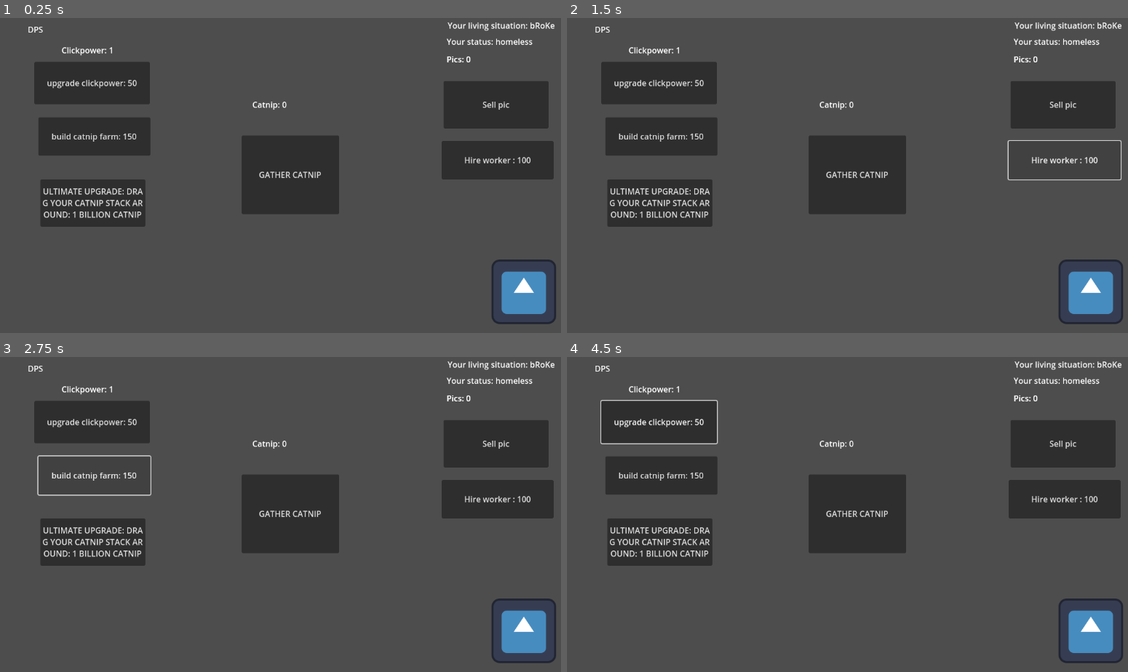
Above: before the commit, frames 1-4 (two rows, left to right).
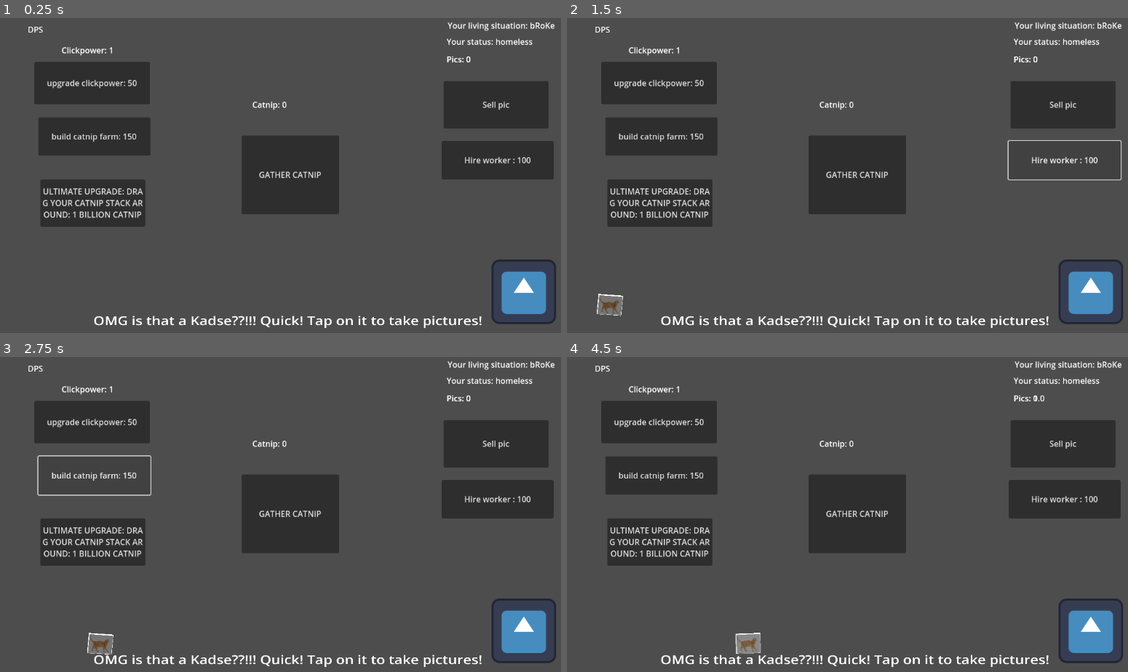
Above: after the commit, the same moments.

Repository: qwwertyz/Catnip-clicker
Game: Godot game, scene res://scenes/main.tscn
Same seed, same stepped clock (60 frames per second), same inputs: the game is played once before the commit and once after it. The engine's default icon, where the game draws it, is replaced by a stand-in: a white triangle on a blue panel in a dark square.
Inputs (mouse positions are in pixels of both pictures, inside the frame that each line leads up to):
- Up to frame 1 (0.25 s): no input
- Up to frame 2 (1.5 s): click "GATHER CATNIP" at 0.5 s; click "Hire worker : 100" at 1.25 s
- Up to frame 3 (2.75 s): click "build catnip farm: 150" at 2 s
- Up to frame 4 (4.5 s): click "Sell pic" at 2.75 s; click "upgrade clickpower: 50" at 3.5 s; click (735, 643) at 4.27 s

The runs differ from the first frame. In frame 1, 0.8% of the frame differs, in the area x 16-86%, y 94-99%; in frame 2, 1.1%; in frame 3, 1.1%; in frame 4, 1.4%, in the area x 5-86%, y 12-99%.
Error before the commit: Parse Error: Identifier "catnip" not declared in the current scope. (res://script/main.gd:31)
Error after the commit: Invalid assignment of property or key 'text' with value of type 'String' on a base object of type 'null instance'. (res://script/main.gd:95)

Commit message:
Commit 5 -game is unplayable -too many bugs -separated Main and Gamedata -print_tree_pretty() shows that an extra node 2D gets spawned which breaks all my @onready

Diff:
--- a/catnip-clicker/project.godot
+++ b/catnip-clicker/project.godot
@@ -18,6 +18,7 @@
 [autoload]
 
 Main="*res://script/main.gd"
+GameData="*res://script/game_data.gd"
 
 [editor_plugins]
 
--- a/catnip-clicker/scenes/kitty.tscn
+++ b/catnip-clicker/scenes/kitty.tscn
@@ -8,6 +8,7 @@
 
 [node name="Kitty" type="CharacterBody2D"]
 scale = Vector2(1.151, 1)
+collision_mask = 0
 script = ExtResource("1_tqbcw")
 
 [node name="Sprite2D" type="Sprite2D" parent="."]
--- a/catnip-clicker/script/game_data.gd
+++ b/catnip-clicker/script/game_data.gd
@@ -1,20 +1,49 @@
 extends Node
 signal catnip_changed(new_value)
-var catnip := 100:
+signal lifetime_changed(new_value)
+signal pics_changed(new_value)
+signal money_changed(new_value)
+signal clickpower_changed(new_value)
+signal dps_changed(new_value)
+
+var clickpower = 1:
+	get:#get(value):#when value accessed
+		return clickpower
 	set(value):#when value is changed
-		catnip = clamp(value, 0, 100)
+		clickpower_changed.emit(clickpower)
+
+var dps = 0:
+	get:
+		return dps
+	set(value):
+		dps_changed.emit(dps)
+
+var catnip := 0:
+	get:
+		return catnip
+	set(value):
 		catnip_changed.emit(catnip)
+		lifetime_earnings += value
 
-	#get(value):#when value accessed
-		#pass
+var lifetime_earnings = 99:
+	get:
+		return lifetime_earnings
+	set(value):
+		lifetime_earnings = max(0, value)
+		lifetime_changed.emit(lifetime_changed)
 
 
+func add_catnip(amount):
+	catnip += amount
 
+var pics=0:
+	get: return pics
+	set(value):
+		pics = max(0, value)
+		pics_changed.emit(pics)
 
-
-var clickpower = 1
-var dps = 0
-var lifetime_earnings = 99.0
-var money = -50.0
-signal lifetime_earnings_changed(ok)
-var pics =0
+var money = -50:
+	get:
+		return money
+	set(value):
+		money_changed.emit(money)
--- a/catnip-clicker/script/kitty.gd
+++ b/catnip-clicker/script/kitty.gd
@@ -7,14 +7,12 @@
 func _ready() -> void:
 	velocity.x = randi_range(min_speed,max_speed)
 
-func _physics_process(_delta: float) -> void:
-	rotation = -15.0
-	await get_tree().create_timer(1.0).timeout
-	rotation = 15.0
-	await get_tree().create_timer(1.0).timeout
+var wiggle_amount := 0.1   # max rotation in radians (~5.7 degrees)
+var wiggle_speed := 1.0   # speed of wobble        # set to true when moving
+
+func _process(_delta):
+	rotation = wiggle_amount * sin(Time.get_ticks_msec() / 100.0 * wiggle_speed)
 	move_and_slide()
 
-
 func _on_button_pressed() -> void:
-	Main.pics += 1
-	Main.pics_label.text = "Pics: " + str(roundf(Main.pics))
+	GameData.pics += 1
--- a/catnip-clicker/script/kitty_spawner.gd
+++ b/catnip-clicker/script/kitty_spawner.gd
@@ -6,17 +6,16 @@
 
 
 func _ready() -> void:
-	Main.lifetime_earnings_changed.connect(on_lifetime_change.bind(Main.lifetime_earnings))
-	Main.lifetime_earnings_changed.connect(on_lifetime_change)#is bind necessary
+	pass
+#	Main.lifetime_earnings_changed.connect(on_lifetime_change.bind(Main.lifetime_earnings))
+#	Main.lifetime_earnings_changed.connect(on_lifetime_change)#is bind necessary
 
-func on_lifetime_change(earnings):
-	pass
 
-func _process(delta: float) -> void:
-	if Main.lifetime_earnings >= certainamt:
+func _process(_delta: float) -> void:
+	if GameData.lifetime_earnings >= certainamt:
 
-		Main.lifetime_earnings -= certainamt
-		certainamt *= 1.5
+		GameData.lifetime_earnings -= certainamt
+		certainamt *= 2
 		var instance = object_to_spawn.instantiate()
 		add_child(instance)
 		instance.position = Vector2(-200,randi_range(2100,2300))
--- a/catnip-clicker/script/main.gd
+++ b/catnip-clicker/script/main.gd
@@ -21,32 +21,42 @@
 var upgrade1_level =0
 var farm_cost = 150
 var farm_level = 0
+#gamedata variables
+var catnip: #saves me typing gamedata
+	get: return GameData.catnip
+	set(value): GameData.catnip = value
+var clickpower:
+	get: return GameData.clickpower
+	set(value): GameData.clickpower = value
+var money:
+	get: return GameData.money
+	set(value): GameData.money = value
 
 func _ready() -> void:
 	print_tree_pretty()
 
-
-func _process(_delta: float) -> void:
-	if catnip_label:
-		catnip_label.text = "Catnip: " + str(catnip)
+	GameData.catnip_changed.connect(on_catnip_changed)
+	#GameData.lifetime_changed.connect(on_lifetime_changed)
+	GameData.pics_changed.connect(on_pics_changed)
+	GameData.money_changed.connect(on_money_changed)
+	GameData.clickpower_changed.connect(on_clickpower_changed)
+	#GameData.dps_changed.connect(on_dps_changed)
 
 
+func on_catnip_changed(new_value):
+	if catnip_label:
+		catnip_label.text = "Catnip: " + str(new_value)
 
 func _on_click_button_pressed() -> void:
-	add_catnip(clickpower)
+	GameData.add_catnip(GameData.clickpower)
 
 
 func _on_timer_timeout() -> void:
-	add_catnip(dps)
-
-func add_catnip(amount):
-	catnip += amount
-	lifetime_earnings += amount
-	lifetime_earnings_changed.emit(lifetime_earnings)
-
+	GameData.add_catnip(GameData.dps)
 
 	if catnip < 1000000 and catnip:
-		ultimate_upgrade.text = "To be unlocked..."
+		if is_instance_valid(ultimate_upgrade):
+			ultimate_upgrade.text = "To be unlocked..."
 	else:
 		ultimate_upgrade.text = "ULTIMATE UPGRADE: DRAG YOUR CATNIP STACK AROUND: 1 BILLION CATNIP"
 
@@ -58,30 +68,36 @@
 		mouse_upgrade_cost *= 1.2
 		clickpower += 1
 		mouse_level += 1
-		clickpower_label.text = "Clickpower: "+str(clickpower)
-		arm_upgrade.text = "Upgrade arm" + str(roundf(mouse_upgrade_cost))
 
+		arm_upgrade.text = "Upgrade arm " + str(roundf(mouse_upgrade_cost))
+
+func on_clickpower_changed(clickpower):
+	clickpower_label.text = "Clickpower: "+str(clickpower)
 
 func _on_upgrade_1_pressed() -> void:
 	if money >= upgrade1_cost:
 		money -= upgrade1_cost
 		upgrade1_cost *= 1.2
-		dps += 1
+		GameData.dps += 1
 		upgrade1_level += 1
-		dps_label.text = "Dps: "+str(dps)
+		dps_label.text = "Dps: "+str(GameData.dps)
 		upgrade_1.text = "Upgrade 1 cost: " + str(roundf(upgrade1_cost))
-
+func on_money_changed(amount):
+	money_label.text = "Money: " + str(roundf(amount))
 
 func _on_sell_pressed() -> void:
-	if pics >= clickpower:
-		pics -= clickpower
-		money += clickpower
-		pics_label.text = "Pics: " + str(roundf(pics))
+	if GameData.pics >= GameData.clickpower:
+		GameData.pics -= GameData.clickpower
+		money += GameData.clickpower
+		pics_label.text = "Pics: " + str(roundf(GameData.pics))
+
+func on_pics_changed(pics):
+	pics_label.text = "Pics: " + str(roundf(pics))
 
 
 func _on_catnip_farm_pressed() -> void:
 	if catnip >= farm_cost:
 		catnip -= farm_cost
 		farm_cost *= 1.3
-		dps += 2
+		GameData.dps += 2
 		catnip_farm.text = "Farm cost: " + str(roundf(farm_cost))
Not shown, added: catnip-clicker/export_presets.cfg
Not shown, added: catnip-clicker/export/index.apple-touch-icon.png
Not shown, added: catnip-clicker/export/index.audio.position.worklet.js
Not shown, added: catnip-clicker/export/index.audio.worklet.js
Not shown, added: catnip-clicker/export/index.html
Not shown, added: catnip-clicker/export/index.icon.png
Not shown, added: catnip-clicker/export/index.js
Not shown, added: catnip-clicker/export/index.pck
Not shown, added: catnip-clicker/export/index.png
Not shown, added: catnip-clicker/export/index.wasm
